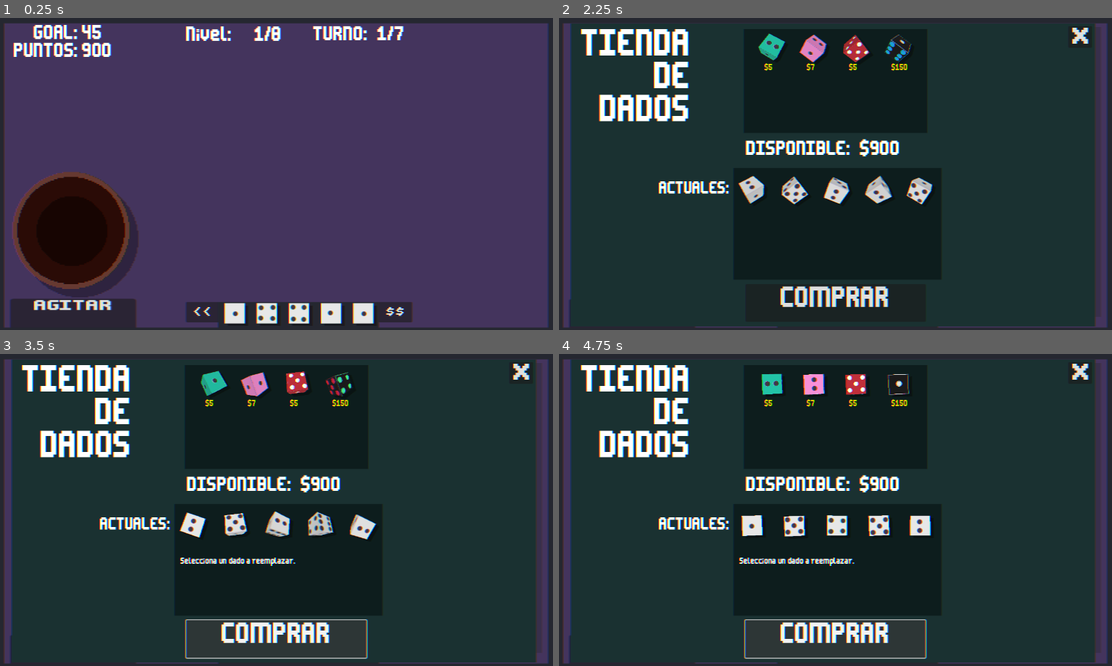
Above: before the commit, frames 1-4 (two rows, left to right).
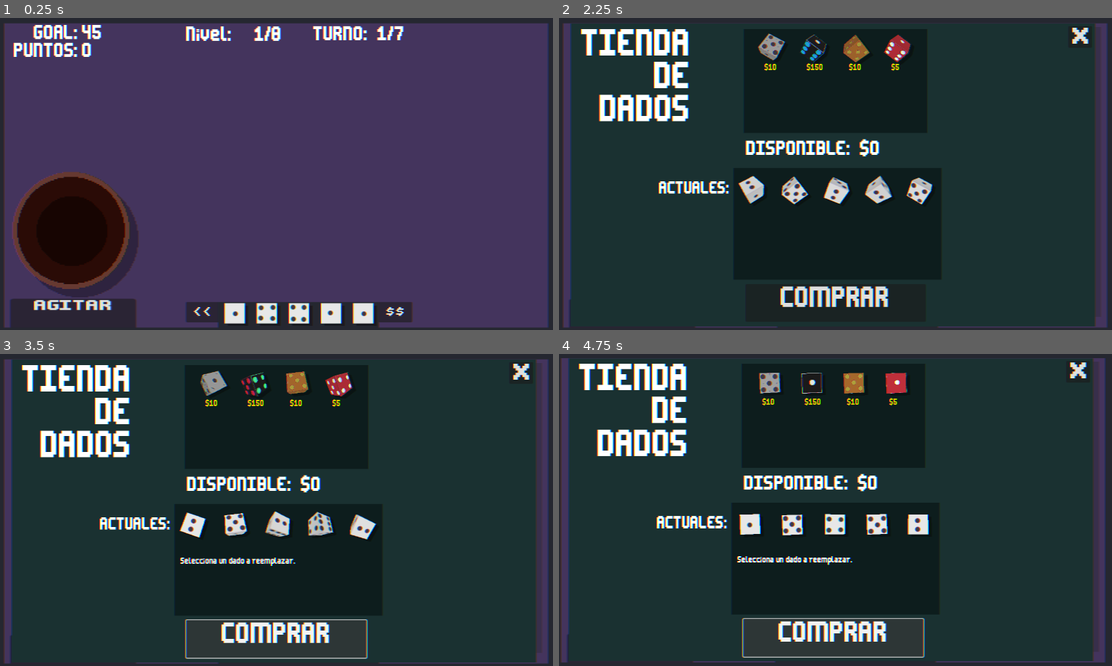
Above: after the commit, the same moments.

Repository: mcerdeira/generala-dice
Game: Godot game, scene res://scenes/main.tscn
Two runs of this game, one before a commit and one after it. Both use one fixed random seed, a clock stepped at 60 frames per second and the inputs below. Sound files missing from this copy of the repository are replaced by a short silence.
Inputs:
- Up to frame 1 (0.25 s): no input
- Up to frame 2 (2.25 s): click "AGITAR" at 0.5 s; click "<<" at 1.25 s; click "$$" at 2 s
- Up to frame 3 (3.5 s): click "COMPRAR" at 2.75 s
- Up to frame 4 (4.75 s): click "AGITAR" at 3.5 s; click "<<" at 4.25 s

The runs differ from the first frame. In frame 1, 0.2% of the frame differs, in the area x 14-21%, y 7-13%; in frame 2, 1.3%; in frame 3, 1.3%; in frame 4, 12%, in the area x 0-100%, y 1-100%.

Commit message:
Cosas y ajustes

Diff:
--- a/scenes/Dice_shop.gd
+++ b/scenes/Dice_shop.gd
@@ -16,13 +16,20 @@
 		$Label.visible = true
 		$Label.text = "$" + str($SubViewport/Node3D_shop.price)
 		DiceType = $SubViewport/Node3D_shop.DiceType
+		if DiceType == Global.DiceTypes.Loaded:
+			$sprite.material.set_shader_parameter("shine_speed", 1)
 	else:
 		group = "diceshopcurrents"
 		add_to_group(group)
 
+func randomize_dice():
+	$SubViewport/Node3D_shop.randomize_dice()
+
 func ChangeType(_DiceType, real):
 	real_dice = real
 	DiceType = _DiceType
+	if DiceType == Global.DiceTypes.Loaded:
+		$sprite.material.set_shader_parameter("shine_speed", 1)
 	$SubViewport/Node3D_shop.ChangeType(DiceType)
 
 func unselect():
--- a/scenes/Dice_shop.tscn
+++ b/scenes/Dice_shop.tscn
@@ -13,6 +13,14 @@
 shader = ExtResource("3_wy7y5")
 shader_parameter/shine_color = Color(1, 1, 1, 1)
 shader_parameter/shine_speed = 3.0
+shader_parameter/shine_size = 0.01
+shader_parameter/white = null
+
+[sub_resource type="ShaderMaterial" id="ShaderMaterial_gclqe"]
+resource_local_to_scene = true
+shader = ExtResource("3_wy7y5")
+shader_parameter/shine_color = Color(1, 1, 1, 1)
+shader_parameter/shine_speed = 0.0
 shader_parameter/shine_size = 0.01
 shader_parameter/white = null
 
@@ -36,6 +44,7 @@
 texture = ExtResource("4_jikcf")
 
 [node name="sprite" type="Sprite2D" parent="."]
+material = SubResource("ShaderMaterial_gclqe")
 texture = SubResource("ViewportTexture_hmu5q")
 
 [node name="collider" type="CollisionShape2D" parent="."]
--- a/scenes/Shop.gd
+++ b/scenes/Shop.gd
@@ -51,10 +51,12 @@
 
 	if reemplazo == null:
 		$lbl_item_desc2.text = prefix + "Selecciona un dado a reemplazar."
+		Global.shaker_obj.shake(6, 0.5)
 		return
 
 	if nuevo == null:
 		$lbl_item_desc2.text = prefix + "Selecciona un dado a comprar."
+		Global.shaker_obj.shake(6, 0.5)
 		return
 
 	if canBuy(nuevo.price):
@@ -70,3 +72,4 @@
 		unselectall()
 	else:
 		$lbl_item_desc2.text = prefix +  "No tienes suficiente dinero."
+		Global.shaker_obj.shake(6, 0.5)
--- a/scenes/dice3D_shop.gd
+++ b/scenes/dice3D_shop.gd
@@ -10,6 +10,9 @@
 var price = 0
 
 func _ready():
+	randomize_dice()
+
+func randomize_dice():
 	randomize()
 	x_pos = Global.pick_random([0.0, 90.0, 180.0, 270.0])
 	y_pos = Global.pick_random([0.0, 90.0, 180.0, 270.0])
--- a/scenes/main.gd
+++ b/scenes/main.gd
@@ -9,7 +9,7 @@
 	Global.DiceclickSFX = preload("res://sfx/dice_click.wav")
 	Global.ScoreSFX = preload("res://sfx/score.wav")
 	Global.ClickSFX = preload("res://sfx/button_click.wav")
-	#Music.play(Global.Temardo)
+	Music.play(Global.Temardo)
 
 func _physics_process(delta):
 	if Input.is_action_just_pressed("toggle_fullscreen"):
--- a/scenes/node_3d_shop.gd
+++ b/scenes/node_3d_shop.gd
@@ -6,6 +6,9 @@
 	price = $dice3D.price
 	DiceType = $dice3D.DiceType
 
+func randomize_dice():
+	$dice3D.randomize_dice()
+
 func ChangeType(_DiceType):
 	DiceType = _DiceType
 	$dice3D.ChangeType(DiceType)
--- a/scripts/Global.gd
+++ b/scripts/Global.gd
@@ -82,7 +82,7 @@
 var Turn = 1
 var InternarlTurn = 1
 var TurnMax = 7
-var Points = 900
+var Points = 0
 var Goal = 45
 var Goals = [0, 45, 100, 120, 150, 250, 800, 1000, 2000]
 var GameOver = false
@@ -98,7 +98,7 @@
 			NextLevel()
 
 func NextLevel():
-	refreshPool()
+	refreshPool(true)
 	Level += 1
 	if Level > LevelMax:
 		gameover(true)
@@ -110,8 +110,13 @@
 		Global.point_list.next_level()
 		Goal = Goals[Level]
 
-func refreshPool():
+func refreshPool(reroll = false):
 	DiceChancesTmp = [] + DiceChances
+	if reroll:
+		var dices = get_tree().get_nodes_in_group("diceshop")
+		for d in dices:
+			d.randomize_dice()
+
 
 func gameover(win):
 	if !win:
Not shown: 1 places in scenes/Dice_shop.tscn that only renumber resources
Binary file changed: sprites/dices/loaded.png
